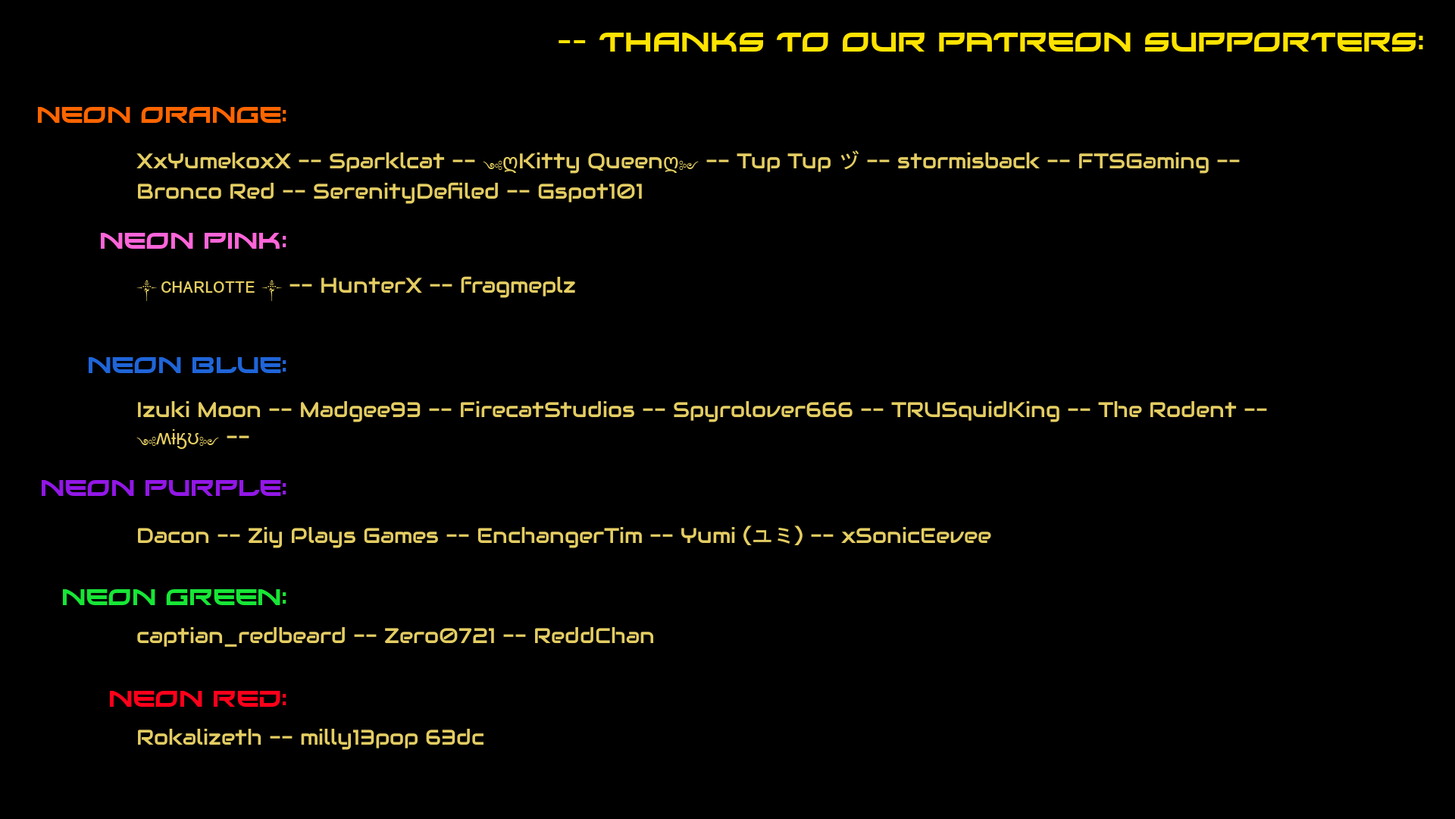
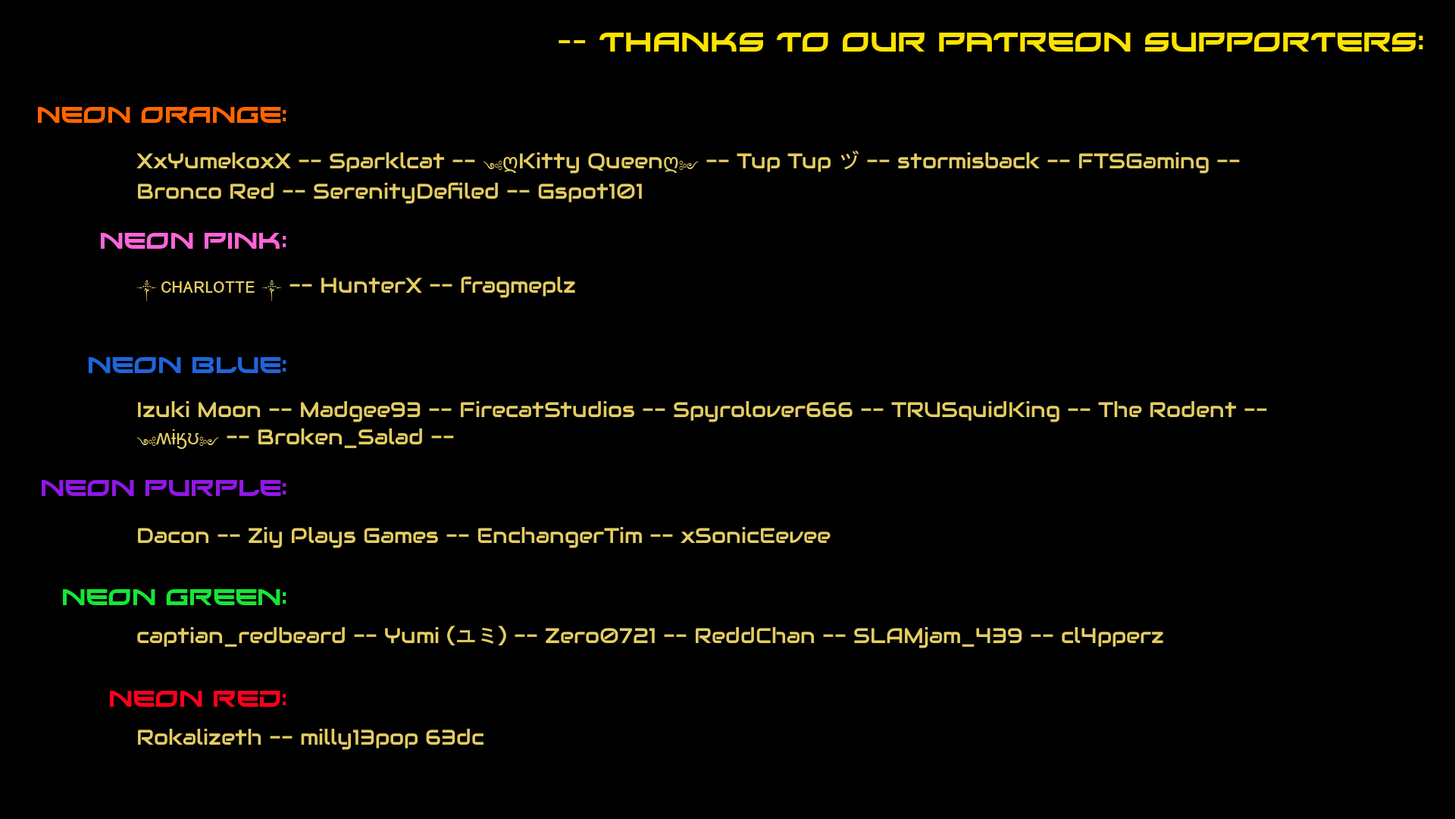
Layers edited between the first and the second (1455, 819) image:
renamed "captian_redbeard -- Zero0721 -..." to "captian_redbeard -- Yumi (ユミ) ...", painted on it over [left=385, top=625, right=1164, bottom=649]
painted on "Dacon -- Ziy Plays Games -- En..." over [left=680, top=525, right=992, bottom=546]
painted on "Izuki Moon -- Madgee93 -- Fire..." over [left=258, top=427, right=455, bottom=448]
